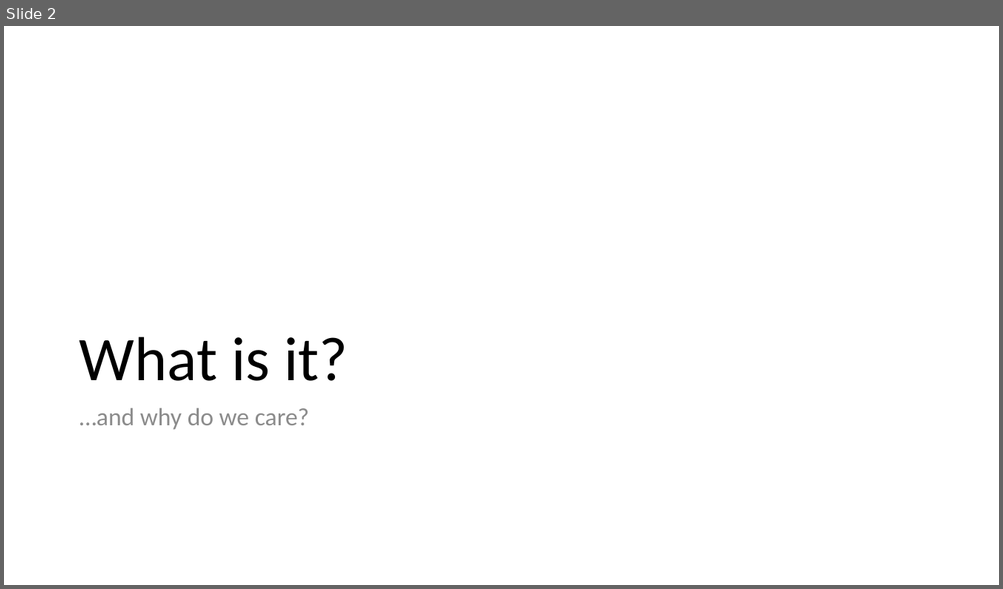
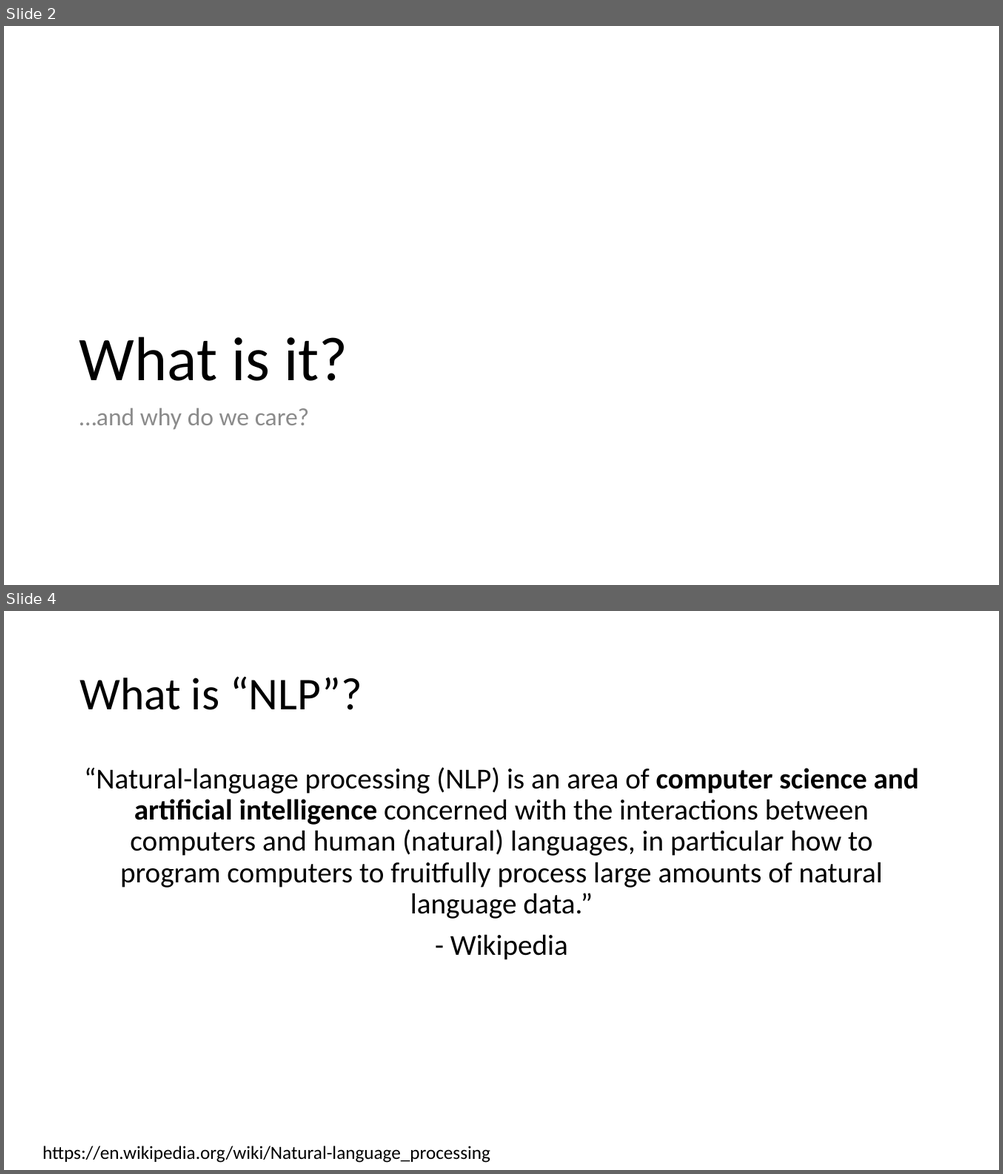
Before and after one commit to cchen23/AI4ALL_NLP, a slide deck: splash_slides.pptx. Shown one above the other, each under a label of ours: slide 2 before the commit, slides 2 and 4 after it; the slides between them are not shown. The pictures are 1003x589 and 1003x1174 pixels, drawn with LibreOffice and Linux fonts; fonts in the diff are those of the drawing. Boxes give left, top, right and bottom in pixels: in the first picture for what was removed or moved away, otherwise in the second. Text is boxed around its words. In the diff, an @@ line names an element or a change of style, - is before the commit and + after.

```diff
--- a/splash_slides.pptx
+++ b/splash_slides.pptx
@@ slide 4 added at box(4, 611, 999, 1170), background #FFFFFF @@
@@ title added at box(79, 676, 362, 710), 44 pt, text #000000 @@
+What is “NLP”?
@@ text added at box(84, 767, 919, 960), 28 pt, text #000000 @@
+“Natural-language processing (NLP) is an area of computer science and artificial intelligence concerned with the interactions between computers and human (natural) languages, in particular how to program computers to fruitfully process large amounts of natural language data.”
+- Wikipedia
@@ text added at box(42, 1146, 490, 1163), 18 pt, text #000000 @@
+https://en.wikipedia.org/wiki/Natural-language_processing
```
Also in this commit, not shown: 22 other slides added.
